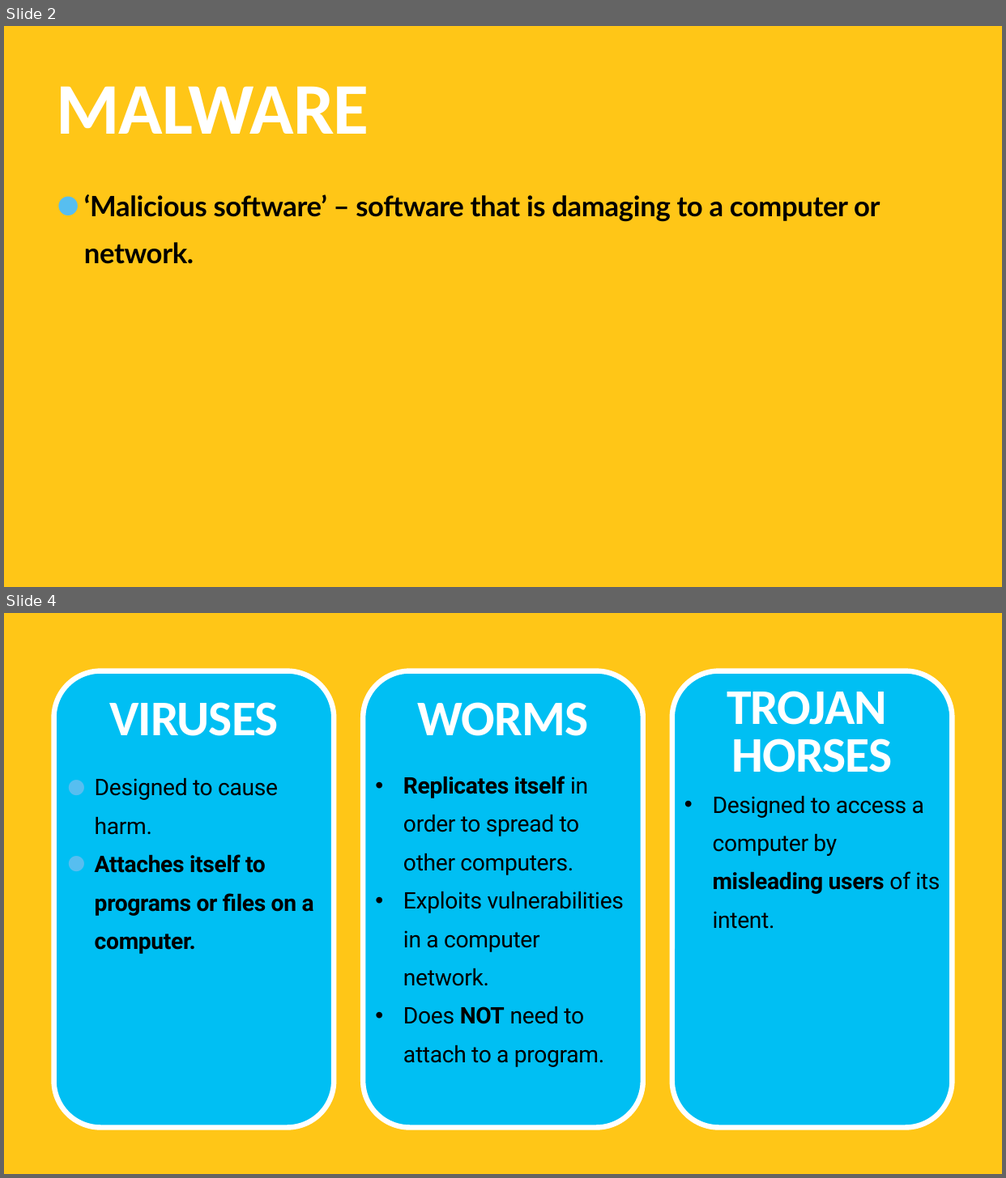
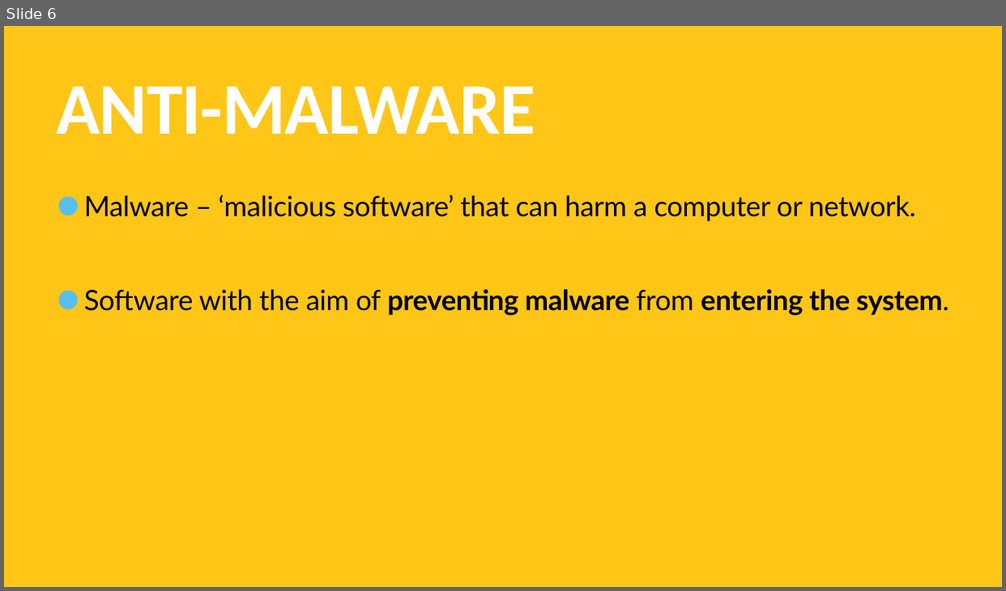
Before and after one commit to TommyWoodley/teaching, a slide deck: Y10/L2/L2.pptx. Shown one above the other, each under a label of ours: slides 2 and 4 before the commit, slide 6 after it; the slides between them are not shown. The pictures are 1006x1178 and 1006x591 pixels, drawn with LibreOffice and Linux fonts; fonts in the diff are those of the drawing. Boxes give left, top, right and bottom in pixels: in the first picture for what was removed or moved away, otherwise in the second. Text is boxed around its words. In the diff, an @@ line names an element or a change of style, - is before the commit and + after.

Commit message:
added anti-malware and firewalls

```diff
--- a/Y10/L2/L2.pptx
+++ b/Y10/L2/L2.pptx
@@ slide 4 removed at <box>4,613,1002,1174</box>, background #FFC617 @@
@@ rounded rectangle removed at <box>53,671,334,1127</box> @@
@@ rounded rectangle removed at <box>363,671,643,1127</box> @@
@@ rounded rectangle removed at <box>672,671,952,1127</box> @@
@@ text removed at <box>109,702,279,736</box> @@
-VIRUSES
@@ text removed at <box>418,702,589,736</box> @@
-WORMS
@@ text removed at <box>727,691,893,773</box> @@
-TROJAN
-HORSES
@@ text removed at <box>95,777,314,954</box> @@
-• Designed to cause harm.
-• Attaches itself to programs or files on a computer.
@@ text removed at <box>403,776,624,1067</box> @@
-• Replicates itself in order to spread to other computers.
-• Exploits vulnerabilities in a computer network.
-• Does NOT need to attach to a program.
@@ text removed at <box>713,795,940,929</box> @@
-• Designed to access a computer by misleading users of its intent.
@@ what was slide 2 is now slide 6 @@
@@ slide 6 changed as well @@
@@ title at <box>56,86,535,134</box>: text changed @@
-MALWARE
+ANTI-MALWARE
@@ text at <box>84,194,949,316</box>: text changed; bold off @@
-• ‘Malicious software’ – software that is damaging to a computer or network.
+• Malware – ‘malicious software’ that can harm a computer or network.
+• Software with the aim of preventing malware from entering the system.
```
Also in this commit, not shown: 1 other slide changed, 8 slides added, 8 other slides removed, 1 other file.
